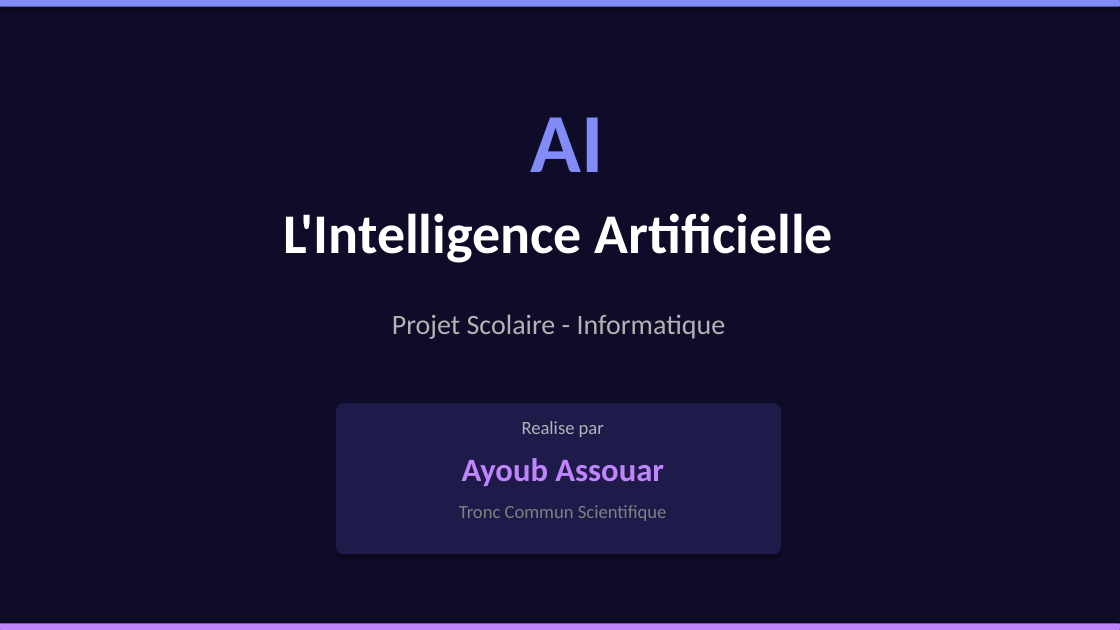
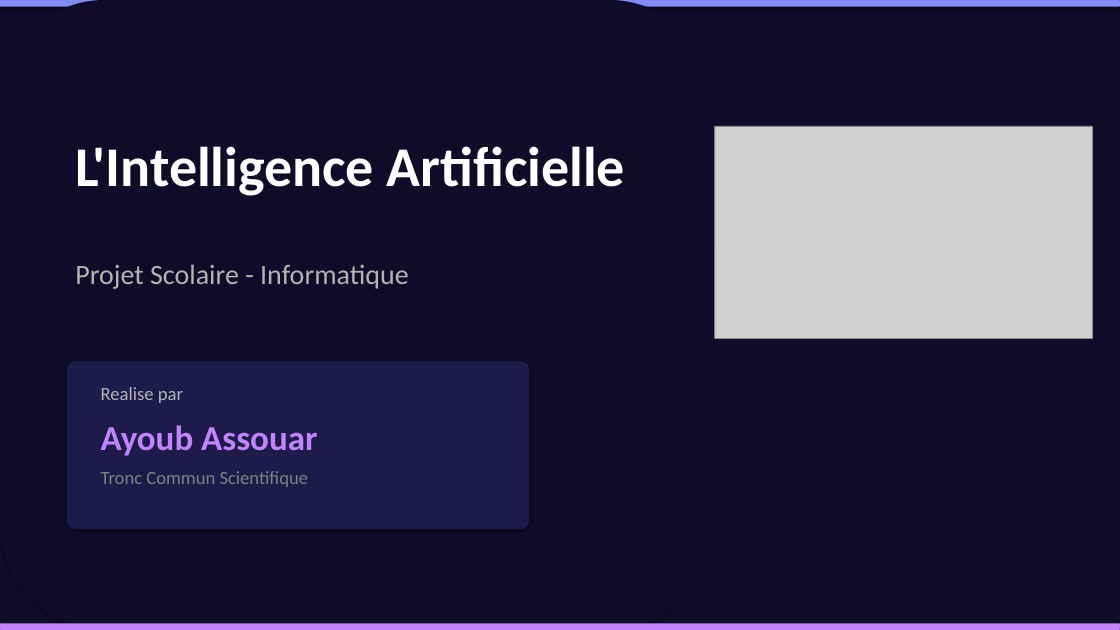
Before and after one commit to ayoubassouarinfo/AI-Project, a slide deck: slide 1 of AI_Presentation_Ayoub_Assouar.pptx. Drawn at 1120x630 pixels with LibreOffice and Linux fonts; fonts in the diff are those of the drawing; grey boxes stand for pictures. Boxes give left, top, right and bottom in pixels: in the first picture for what was removed or moved away, otherwise in the second. Text is boxed around its words. In the diff, an @@ line names an element or a change of style, - is before the commit and + after.

Commit message:
feat: add real images to PPTX and HTML, more examples and details

```diff
--- a/AI_Presentation_Ayoub_Assouar.pptx
+++ b/AI_Presentation_Ayoub_Assouar.pptx
@@ rounded rectangle added at bbox=[0, 0, 714, 630], fill #0F0C29 @@
@@ text removed at bbox=[530, 117, 603, 172] @@
-AI
@@ text "L'Intelligence Artificielle": place and size @@
-text "L'Intelligence Artificielle" at bbox=[283, 213, 833, 263]
+text "L'Intelligence Artificielle" at bbox=[75, 146, 625, 196]
@@ picture added at bbox=[714, 126, 1092, 339] @@
@@ text "Projet Scolaire - Informatique": place and size @@
-text "Projet Scolaire - Informatique" at bbox=[392, 314, 726, 339]
+text "Projet Scolaire - Informatique" at bbox=[75, 264, 409, 289]
@@ rounded rectangle: place and size @@
-rounded rectangle at bbox=[336, 403, 781, 555]
+rounded rectangle at bbox=[67, 361, 529, 529]
@@ text "Ayoub Assouar" at bbox=[101, 425, 317, 456]: size 28 to 30 pt; alignment centre to left @@
@@ alignment centre to left in 4 elements at bbox=[75, 146, 625, 196], bbox=[75, 264, 409, 289], bbox=[101, 387, 183, 403], bbox=[101, 471, 309, 487] @@
@@ 3 texts: place and size @@
-3 texts at bbox=[459, 421, 667, 521]
+3 texts at bbox=[101, 387, 317, 487]
```
Also in this commit, not shown: 9 other slides changed, 1 slide added, 1 slide removed, 10 other files.
